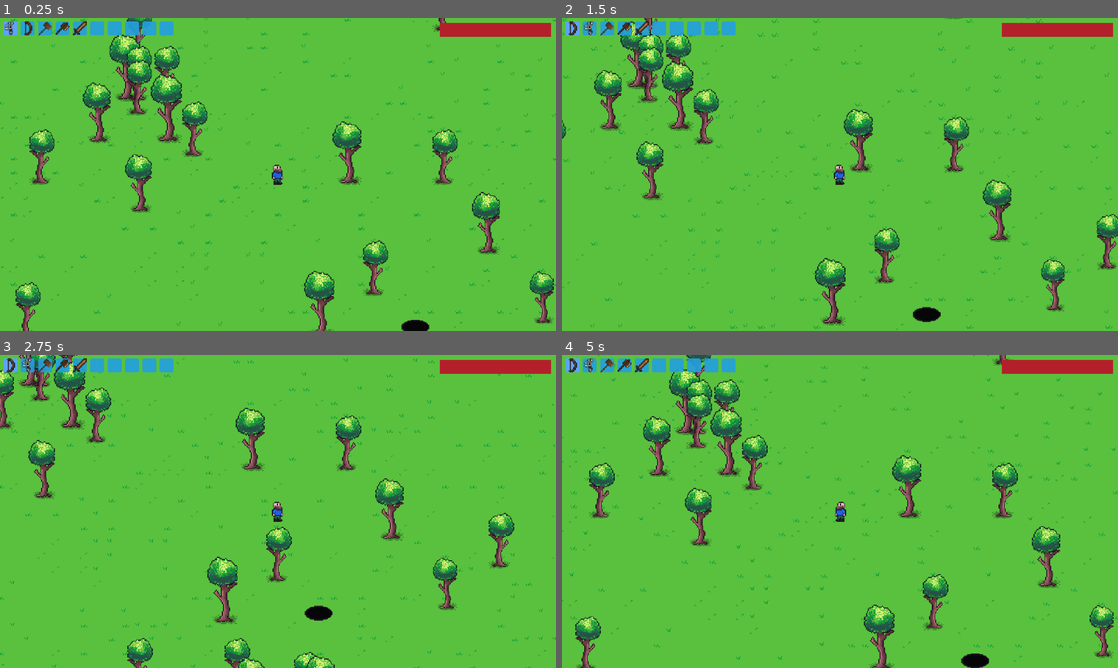
Above: before the commit, frames 1-4 (two rows, left to right).
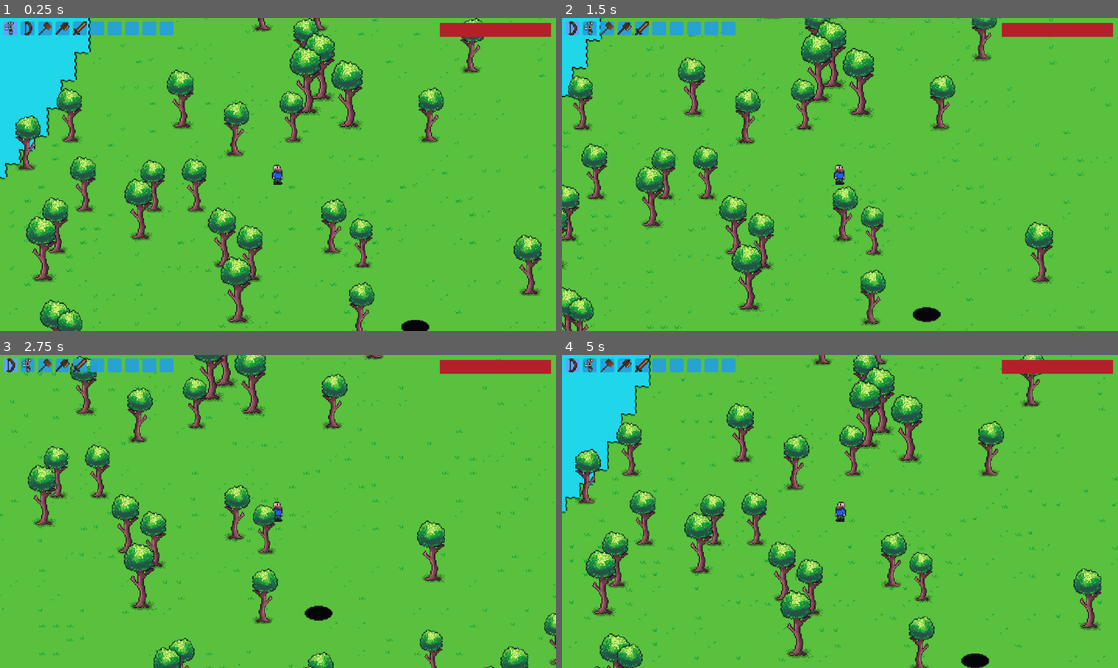
Above: after the commit, the same moments.

Repository: spsJakubSzydlowski/Evergrint
Game: Godot game, scene res://scenes/main.tscn
Two runs of this game, one before a commit and one after it. Both use one fixed random seed, a clock stepped at 60 frames per second and the inputs below.
Inputs (mouse positions are in pixels of both pictures, inside the frame that each line leads up to):
- Up to frame 1 (0.25 s): no input
- Up to frame 2 (1.5 s): tap Enter at 0.5 s; move the mouse to (573, 27) at 0.52 s; hold Right 0.53-1.28 s; tap A (a) at 0.6 s; click (573, 27) at 0.67 s; tap D (d) at 0.8, 1.35 s; move the mouse to (589, 27) at 1.27 s; hold Down from 1.28 s (still down); click (589, 27) at 1.42 s
- Up to frame 3 (2.75 s): tap S (s) at 1.55, 2.1 s; move the mouse to (11, 364) at 2.02 s; release Down at 2.03 s; hold Right from 2.03 s (still down); click (11, 364) at 2.17 s; tap W (w) at 2.3 s
- Up to frame 4 (5 s): move the mouse to (589, 364) at 2.77 s; release Right at 2.78 s; hold Up 2.78-3.53 s; tap W (w) at 2.85 s; click (589, 364) at 2.92 s; tap A (a) at 3.05, 3.6 s; move the mouse to (573, 364) at 3.52 s; hold Left from 3.53 s (still down); click (573, 364) at 3.67 s; tap D (d) at 3.8 s; move the mouse to (589, 364) at 4.27 s; click (589, 364) at 4.35 s; tap S (s) at 4.55 s

The runs differ from the first frame. In frame 1, 23% of the frame differs, in the area x 0-100%, y 0-100%; in frame 2, 18%; in frame 3, 15%; in frame 4, 23%.

Commit message:
seed is now taken from autoload script

Diff:
--- a/scripts/generate_surface.gd
+++ b/scripts/generate_surface.gd
@@ -15,7 +15,7 @@
 	while not DataManager.is_loaded:
 		await get_tree().create_timer(0.1).timeout
 
-	river_noise.seed = randi()
+	river_noise.seed = Global.world_seed
 	river_noise.frequency = 0.001
 	river_noise.noise_type = FastNoiseLite.TYPE_PERLIN
 
